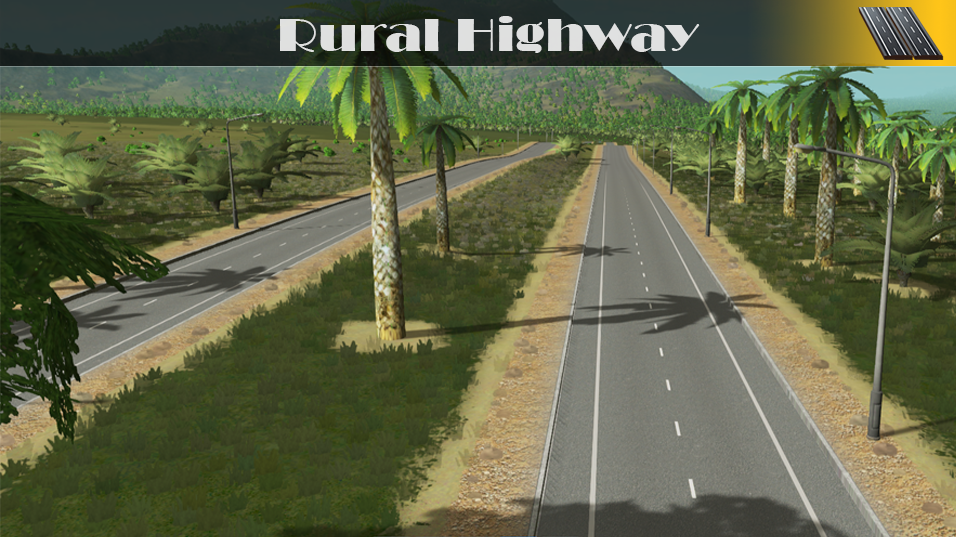
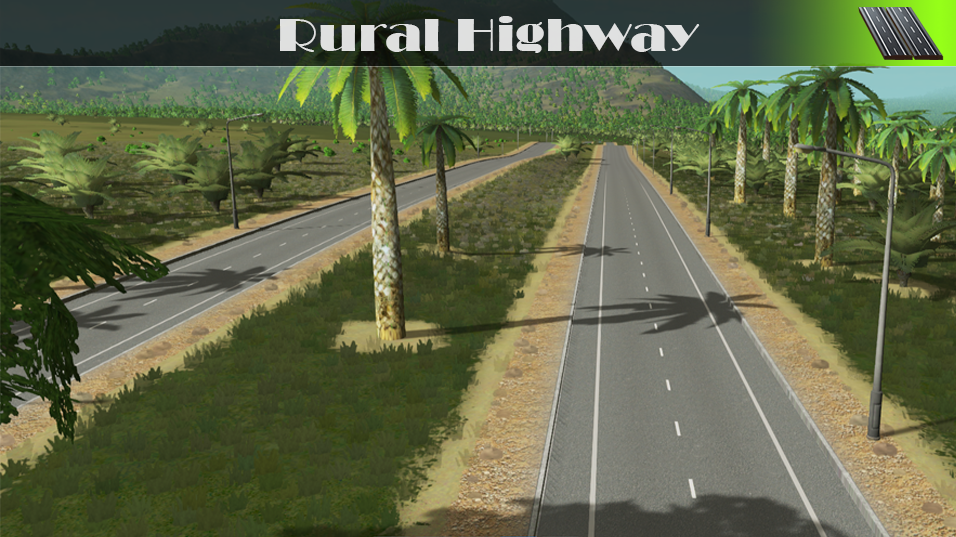
Revision of a layered 956x537 image; what changed, layer by layer:
painted on "Layer 12 copy" over left=754, top=0, right=956, bottom=66
